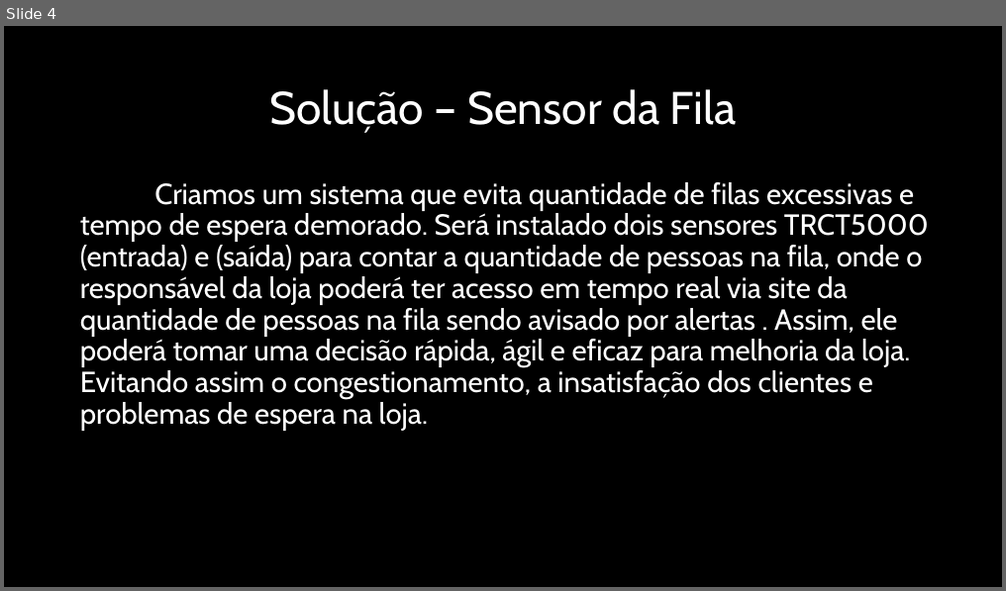
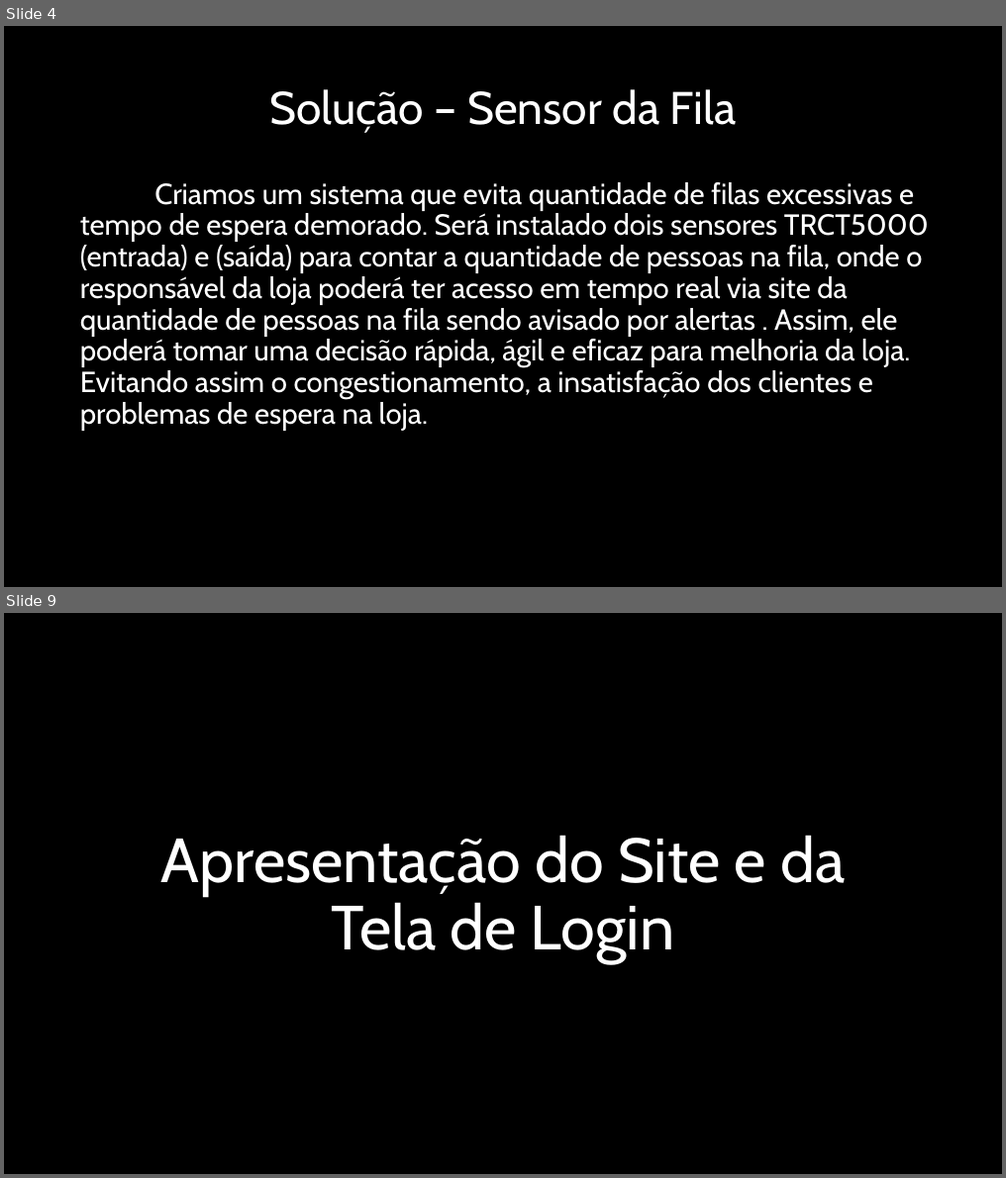
Before and after one commit to BandTec/control-block, a slide deck: Apresentação-PI.pptx. Shown one above the other, each under a label of ours: slide 4 before the commit, slides 4 and 9 after it; the slides between them are not shown. The pictures are 1006x591 and 1006x1178 pixels, drawn with LibreOffice and Linux fonts; fonts in the diff are those of the drawing; background and template pictures are left out. Boxes give left, top, right and bottom in pixels: in the first picture for what was removed or moved away, otherwise in the second. Text is boxed around its words. In the diff, an @@ line names an element or a change of style, - is before the commit and + after.

```diff
--- a/Apresentação-PI.pptx
+++ b/Apresentação-PI.pptx
@@ slide 9 added at (4, 613, 1002, 1174), background picture (left out) @@
@@ title added at (161, 835, 845, 964), 60 pt, text #FFFFFF @@
+Apresentação do Site e da Tela de Login
```
Also in this commit, not shown: 7 slides changed, 2 other slides added, 4 slides removed, 1 other file.
